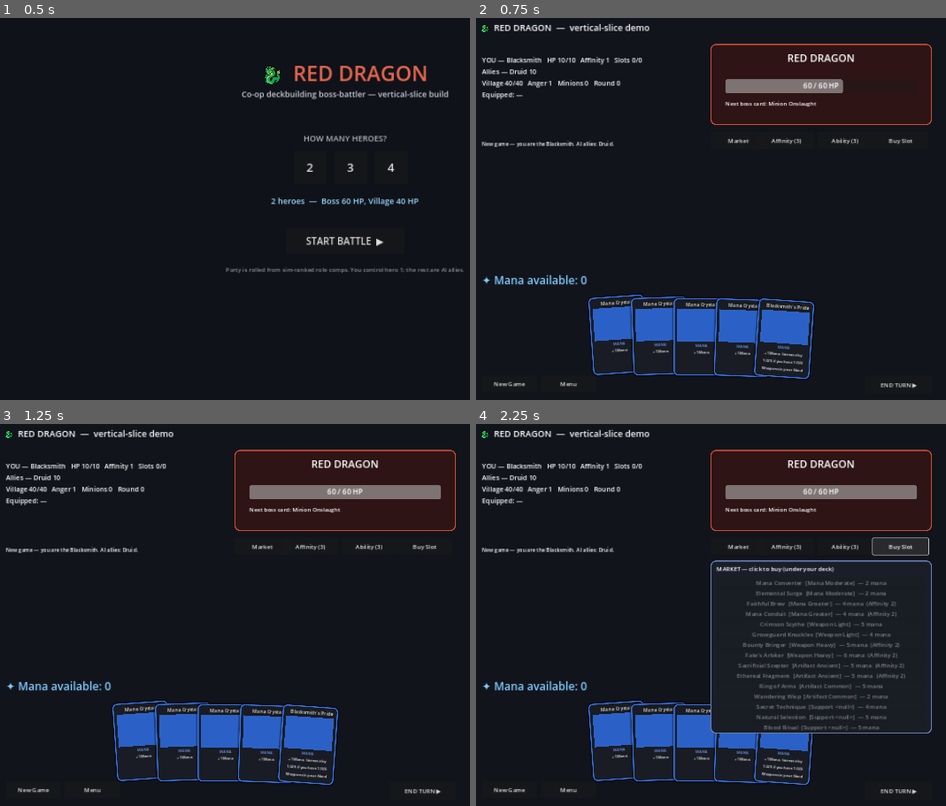
Above: before the commit, frames 1-4 (two rows, left to right).
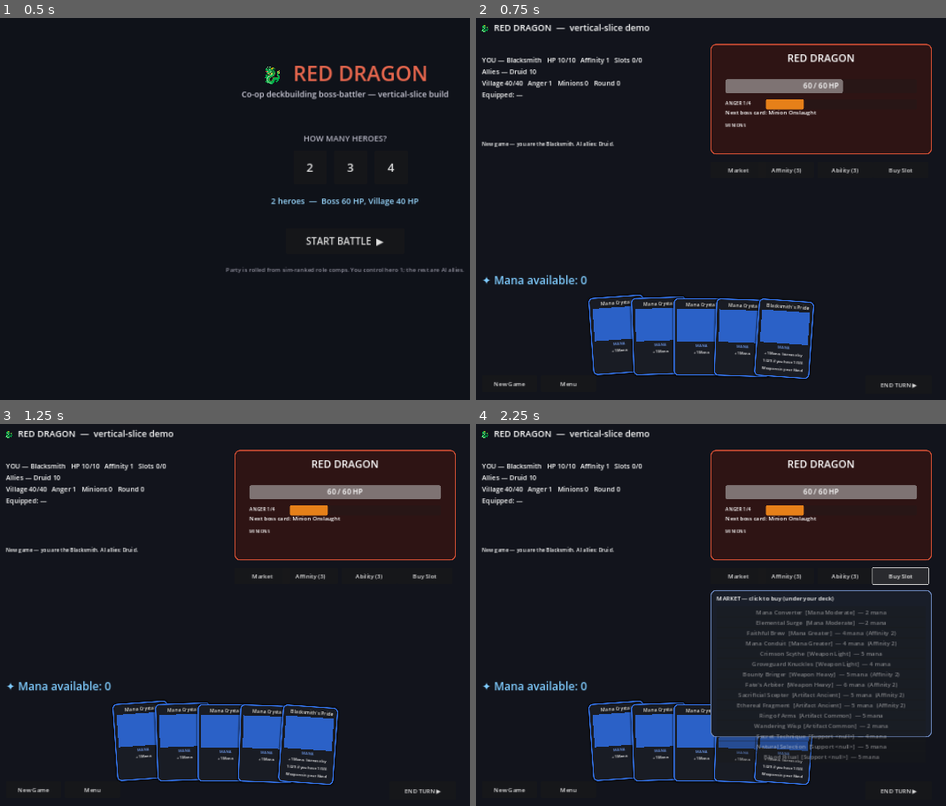
Above: after the commit, the same moments.

Repository: passwortknacker/BoardGame
Game: Godot game, scene res://game/Setup.tscn
The game is run twice, just before and just after one commit, with the same random seed, the same clock (stepped at 60 frames per second) and the same inputs.
Inputs:
- Up to frame 1 (0.5 s): no input
- Up to frame 2 (0.75 s): click "START BATTLE ▶" at 0.5 s
- Up to frame 3 (1.25 s): no input
- Up to frame 4 (2.25 s): click "Market" at 1.25 s; click "Buy Slot" at 2 s

Frame 1 is identical in both runs. In frame 2, 2.6% of the frame differs, in the area x 49-97%, y 21-41%; in frame 3, 2.6%; in frame 4, 8.4%, in the area x 49-97%, y 21-89%.

Commit message:
v0.6.1: board visuals — on-board minions + boss Anger meter
- Minions render as a strip of HP panels in the boss area (rebuilt each refresh).
- Anger meter (bar + N/threshold label) shows proximity to the next Disaster.
- Relaid the right column (taller boss panel, actions + market drawer shifted down).
Demo scene runs clean end-to-end headless on Godot 4.3.

Co-Authored-By: Claude Opus 4.8 <noreply@anthropic.com>

Diff:
--- a/godot/game/Demo.gd
+++ b/godot/game/Demo.gd
@@ -13,6 +13,9 @@
 # HUD nodes
 var boss_bar: ProgressBar
 var boss_label: Label
+var anger_bar: ProgressBar
+var anger_label: Label
+var minion_row: Control
 var telegraph: Label
 var hud: Label
 var mana_label: Label
@@ -45,7 +48,7 @@
 	title.position = Vector2(36, 18)
 	add_child(title)
 
-	boss_panel = _panel(Vector2(660, 80), Vector2(600, 220), Color(0.18, 0.08, 0.08), Color(0.8, 0.3, 0.2))
+	boss_panel = _panel(Vector2(660, 80), Vector2(600, 300), Color(0.18, 0.08, 0.08), Color(0.8, 0.3, 0.2))
 	add_child(boss_panel)
 	var crest := _label("RED DRAGON", 28, Vector2(40, 18), Vector2(520, 36))
 	crest.horizontal_alignment = HORIZONTAL_ALIGNMENT_CENTER
@@ -56,9 +59,24 @@
 	boss_label = _label("", 20, Vector2(40, 98), Vector2(520, 34))
 	boss_label.horizontal_alignment = HORIZONTAL_ALIGNMENT_CENTER
 	boss_panel.add_child(boss_label)
-	telegraph = _label("", 15, Vector2(40, 150), Vector2(520, 50))
+	anger_label = _label("ANGER", 13, Vector2(40, 150), Vector2(120, 18))
+	boss_panel.add_child(anger_label)
+	anger_bar = ProgressBar.new()
+	anger_bar.position = Vector2(150, 150); anger_bar.size = Vector2(410, 18); anger_bar.show_percentage = false
+	var afill := StyleBoxFlat.new(); afill.bg_color = Color(0.9, 0.5, 0.1); afill.set_corner_radius_all(4)
+	anger_bar.add_theme_stylebox_override("fill", afill)
+	boss_panel.add_child(anger_bar)
+	telegraph = _label("", 15, Vector2(40, 174), Vector2(520, 40))
 	telegraph.autowrap_mode = TextServer.AUTOWRAP_WORD_SMART
 	boss_panel.add_child(telegraph)
+
+	var minion_caption := _label("MINIONS", 12, Vector2(40, 210), Vector2(200, 16))
+	boss_panel.add_child(minion_caption)
+	# minions occupy a strip in the lower boss panel
+	minion_row = Control.new()
+	minion_row.position = Vector2(20, 228)
+	minion_row.size = Vector2(560, 62)
+	boss_panel.add_child(minion_row)
 
 	hud = _label("", 18, Vector2(40, 110), Vector2(560, 220))
 	add_child(hud)
@@ -77,15 +95,15 @@
 	hand_root.mouse_filter = Control.MOUSE_FILTER_IGNORE
 	add_child(hand_root)
 
-	_button("Market", Vector2(660, 320), _toggle_market)
-	_button("Affinity (3)", Vector2(790, 320), _raise_affinity)
-	_button("Ability (3)", Vector2(950, 320), _use_ability)
-	_button("Buy Slot", Vector2(1100, 320), _buy_slot)
+	_button("Market", Vector2(660, 400), _toggle_market)
+	_button("Affinity (3)", Vector2(790, 400), _raise_affinity)
+	_button("Ability (3)", Vector2(950, 400), _use_ability)
+	_button("Buy Slot", Vector2(1100, 400), _buy_slot)
 	_button("END TURN ▶", Vector2(1080, 980), _end_turn, Vector2(180, 50))
 	_button("New Game", Vector2(40, 980), _new_game)
 	_button("Menu", Vector2(200, 980), func(): get_tree().change_scene_to_file("res://game/Setup.tscn"))
 
-	market_panel = _panel(Vector2(660, 380), Vector2(600, 470), Color(0.10, 0.12, 0.16), Color(0.4, 0.5, 0.7))
+	market_panel = _panel(Vector2(660, 460), Vector2(600, 400), Color(0.10, 0.12, 0.16), Color(0.4, 0.5, 0.7))
 	market_panel.visible = false
 	add_child(market_panel)
 	var mtitle := _label("MARKET — click to buy (under your deck)", 16, Vector2(16, 10), Vector2(560, 24))
@@ -300,7 +318,12 @@
 	var shown: int = max(0, game.boss)
 	boss_bar.create_tween().tween_property(boss_bar, "value", float(shown), 0.3)
 	boss_label.text = "%d / %d HP" % [shown, boss_max]
+	var threshold: int = game.players.size() + 2
+	anger_bar.max_value = threshold
+	anger_bar.value = game.anger
+	anger_label.text = "ANGER %d/%d" % [game.anger, threshold]
 	telegraph.text = "Next boss card: %s" % (game.boss_deck[0] if not game.boss_deck.is_empty() else "—")
+	_rebuild_minions()
 	mana_label.text = "✦ Mana available: %d" % _mana_left()
 	var eq: Array = []
 	for e in me.equipped: eq.append(e.card_name)
@@ -311,6 +334,18 @@
 		", ".join(ally_txt) if ally_txt else "(solo)", game.village, game.village_max, game.anger,
 		game.minions.size(), game.round_no, ", ".join(eq) if eq else "—"]
 
+func _rebuild_minions() -> void:
+	for c in minion_row.get_children(): c.queue_free()
+	var x := 0
+	for m in game.minions:
+		var pn := _panel(Vector2(x, 0), Vector2(132, 58), Color(0.16, 0.10, 0.10), Color(0.7, 0.4, 0.3))
+		minion_row.add_child(pn)
+		var l := _label("%s\n%d HP" % [m.card_name, m.hp], 13, Vector2(6, 6), Vector2(120, 48))
+		l.autowrap_mode = TextServer.AUTOWRAP_WORD_SMART
+		pn.add_child(l)
+		x += 140
+		if x > 560: break   # overflow guard for very crowded boards
+
 var _log_lines: Array = []
 func _log(s: String) -> void:
 	_log_lines.append(s)
